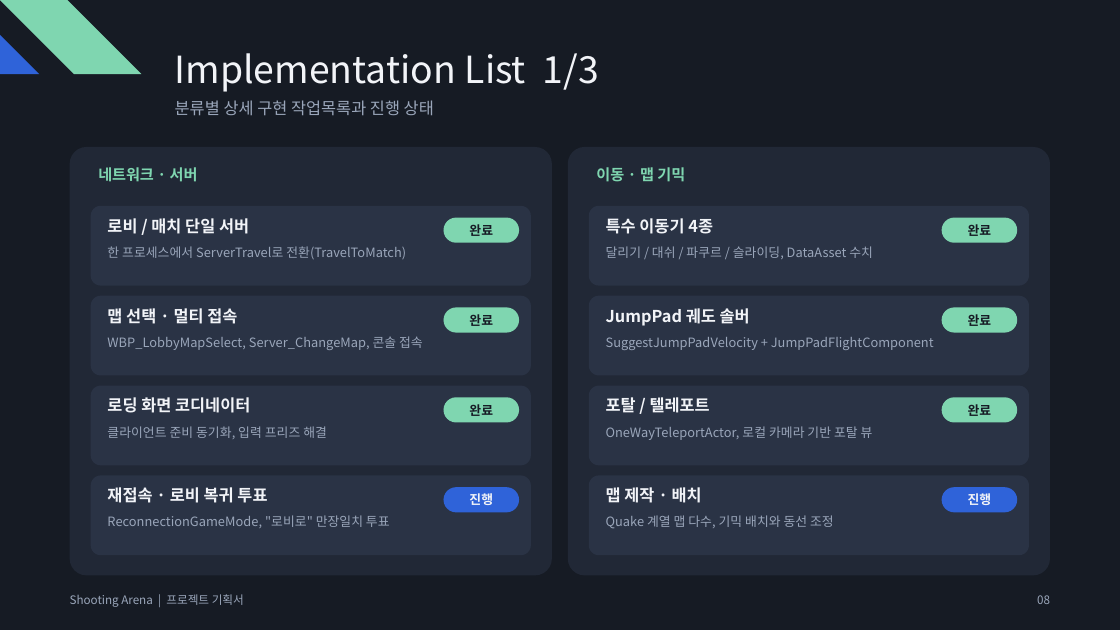
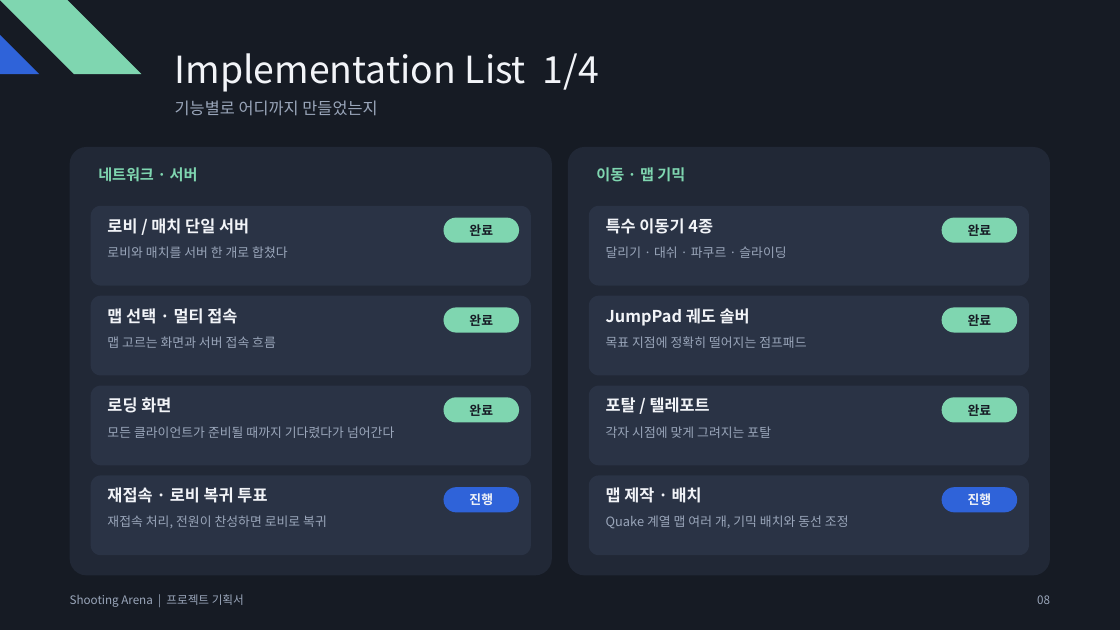
Before and after one commit to Qusbell/BattleArena, a slide deck: slide 8 of Submission/ShootingArena_Project_Plan.pptx. Drawn at 1120x630 pixels with LibreOffice and Linux fonts; fonts in the diff are those of the drawing. Boxes give left, top, right and bottom in pixels: in the first picture for what was removed or moved away, otherwise in the second. Text is boxed around its words. In the diff, an @@ line names an element or a change of style, - is before the commit and + after.

```diff
--- a/Submission/ShootingArena_Project_Plan.pptx
+++ b/Submission/ShootingArena_Project_Plan.pptx
@@ text at (175,53,599,92): text changed @@
-Implementation List 1/3
+Implementation List 1/4
@@ text at (175,100,377,116): text changed @@
-분류별 상세 구현 작업목록과 진행 상태
+기능별로 어디까지 만들었는지
@@ text at (107,246,288,258): text changed @@
-한 프로세스에서 ServerTravel로 전환(TravelToMatch)
+로비와 매치를 서버 한 개로 합쳤다
@@ text at (606,246,786,258): text changed @@
-달리기 / 대쉬 / 파쿠르 / 슬라이딩, DataAsset 수치
+달리기 · 대쉬 · 파쿠르 · 슬라이딩
@@ text at (107,336,276,348): text changed @@
-WBP_LobbyMapSelect, Server_ChangeMap, 콘솔 접속
+맵 고르는 화면과 서버 접속 흐름
@@ text at (606,336,806,348): text changed @@
-SuggestJumpPadVelocity + JumpPadFlightComponent
+목표 지점에 정확히 떨어지는 점프패드
@@ text at (107,397,171,413): text changed @@
-로딩 화면 코디네이터
+로딩 화면
@@ text at (107,426,394,438): text changed @@
-클라이언트 준비 동기화, 입력 프리즈 해결
+모든 클라이언트가 준비될 때까지 기다렸다가 넘어간다
@@ text at (606,426,771,438): text changed @@
-OneWayTeleportActor, 로컬 카메라 기반 포탈 뷰
+각자 시점에 맞게 그려지는 포탈
@@ text at (107,515,327,528): text changed @@
-ReconnectionGameMode, "로비로" 만장일치 투표
+재접속 처리, 전원이 찬성하면 로비로 복귀
@@ text at (606,515,849,528): text changed @@
-Quake 계열 맵 다수, 기믹 배치와 동선 조정
+Quake 계열 맵 여러 개, 기믹 배치와 동선 조정
```
Also in this commit, not shown: 14 other slides changed, 13 slides added, 3 slides removed.
